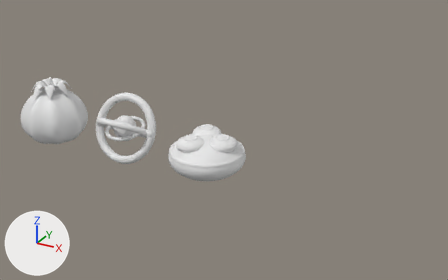
An edit to the Blender file crates/alife_game_app/assets/care/care-keepsakes.blend, drawn before and after from the same camera.
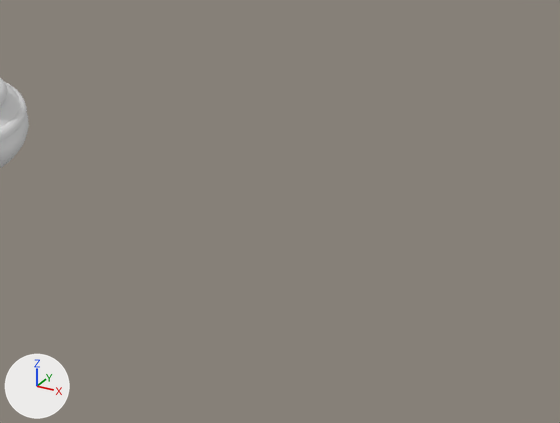
There are two pictures of each version: one whole from a 50 mm lens placed at (8.86, -11.11, 5.82), pointed at (2.57, 0.32, 0.11), one close up on the part from 52% to 100% of the width and 39% to 97% of the height. Arrows for +X, +Y and +Z are at lower left; the lights stay in place. The first two pictures are the older version.

In view in the first close-up: 'chime-table'.
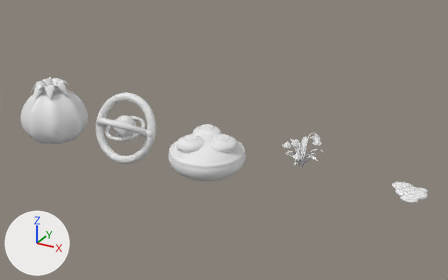
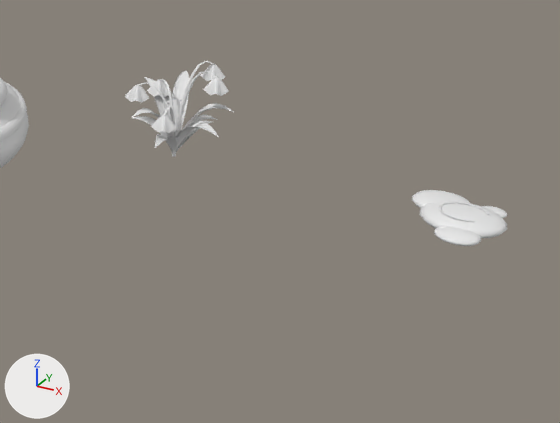
The newer file is also turned or shifted as a whole; pictures and numbers use the older file's frame.

Edits to the bpy script that builds the scene:
```text
Add me_ceramic_waystone:
    me_ceramic_waystone.from_pydata(...)  # 792 vertices, 714 faces; spans x -0.429..0.32, y -0.398..0.357, z -0.045..0.095
    me_ceramic_waystone.polygons.foreach_set('use_smooth', [True] * 714)
Add me_silverbell:
    me_silverbell.from_pydata(...)  # 1668 vertices, 1456 faces; spans x -0.464..0.48, y -0.537..0.599, z 0.0..0.789
    me_silverbell.polygons.foreach_set('use_smooth', [True] * 1456)
Add ob_ceramic_waystone:
    ob_ceramic_waystone = bpy.data.objects.new('ceramic-waystone', me_ceramic_waystone)
    ob_ceramic_waystone.location = (6.9, 0.0, 0.0)
Add ob_silverbell:
    ob_silverbell = bpy.data.objects.new('silverbell', me_silverbell)
    ob_silverbell.location = (4.6, 0.0, 0.0)
```

Boxes [x1, y1, x2, y2] around the edits, measured in the close-ups (560 x 423 px):
'silverbell', added
    after: [125, 61, 234, 157]
'ceramic-waystone', added
    after: [412, 190, 507, 246]
